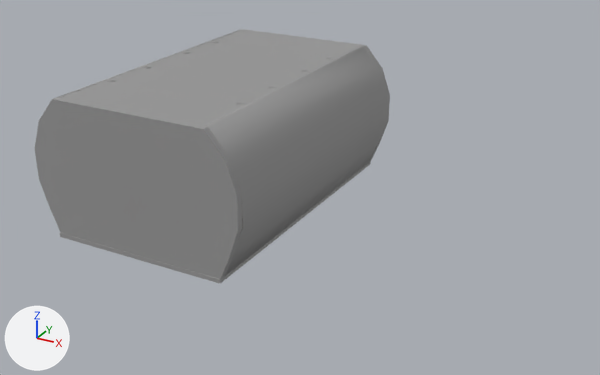
The FBX model Unity Game/Assets/Models/Ship_interior.FBX as it was, and as the next commit left it.
The view is the same before and after, from a 50 mm camera at (202.0, -299.0, 163.0) aimed at (42.0, -8.0, 17.0). The lights are fixed; the arrows at lower left show +X, +Y and +Z. Vertices at the same position are counted once.

In view in the first picture: 'front_wall'.
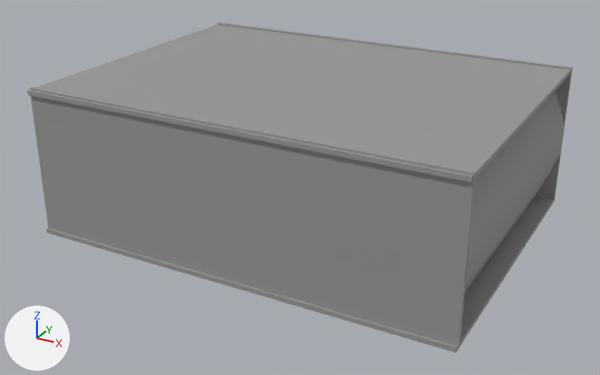
The newer file is also turned or shifted as a whole; pictures and numbers use the older file's frame.

Changed parts and their boxes (x1, y1, x2, y2) in the pictures (600 x 375 px; the box of a moved part takes in the faces that stretch with it):
'front_wall', reshaped (53% wider, 30% taller)
    before: (34, 29, 390, 284)
    after: (27, 22, 573, 353)
part 1 of me_mesh, added
    after: (46, 196, 555, 353)
part 2 of me_mesh, added
    after: (29, 87, 476, 347)
part 3 of me_mesh, moved or reshaped
    before: (206, 46, 388, 276)
    after: (464, 91, 565, 296)
part 4 of me_mesh, added
    after: (27, 25, 573, 182)
part 5 of me_mesh, added
    after: (218, 22, 573, 200)
part 6 of me_mesh, deleted
    before: (34, 99, 137, 255)
part 7 of me_mesh, deleted
    before: (124, 114, 242, 280)
part 8 of me_mesh, deleted
    before: (60, 161, 371, 284)
part 9 of me_mesh, deleted
    before: (53, 29, 390, 162)

Edits to the bpy script that builds the scene:
```text
Change me_mesh:
    used by ob_front_wall; location = (4.3, 67.3, 2.2)
    remove me_mesh.from_pydata(...)  # 480 vertices, 926 faces; spans x -54.0..45.8, y -137.2..2.6, z -1.8..60.5
    add me_mesh.from_pydata(...)  # 456 vertices, 888 faces; spans x -54.0..131.6, y -137.2..2.6, z -1.8..62.9
    me_mesh part 1: a new loose piece, a box spanning x -53.3..131.3, y -137.2..2.6, z -1.8..0.1, in mat_material__2 (grey #989898)
    me_mesh part 2: a new loose piece, a box spanning x -53.2..131.5, y -136.0..-134.2, z -0.2..62.9, in mat_material__2 (grey #989898)
    me_mesh part 3: the loose piece of 202 vertices spanning x 26.3..45.8, y -134.2..-0.6, z 0.1..60.5 is moved by (85.8, 0.0, 0.0)
    me_mesh part 4: a new loose piece, a box spanning x -53.3..131.3, y -137.2..2.6, z 60.3..62.2, in mat_material__2 (grey #989898)
    me_mesh part 5: a new loose piece of 28 vertices spanning x -53.2..131.5, y -1.0..0.8, z -0.2..62.9, in mat_material__2 (grey #989898)
    me_mesh part 6: the loose piece of 16 vertices spanning x -53.9..-4.0, y -137.1..-134.0, z 0.0..60.4 is deleted
    me_mesh part 7: the loose piece of 16 vertices spanning x -4.1..45.8, y -137.1..-134.0, z 0.0..60.4 is deleted
    me_mesh part 8: the loose piece of 8 vertices spanning x -45.5..36.7, y -137.2..2.6, z -1.8..0.1 is deleted
    me_mesh part 9
    36 vertices are removed from x -53.9..45.8, y -137.1..2.5, z 0.0..60.4
    58 faces are deleted
```
